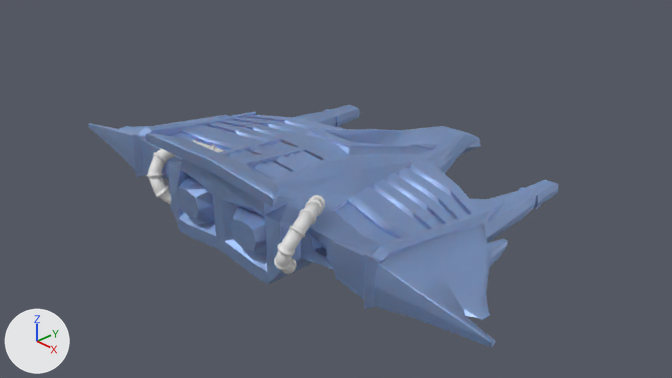
What one commit did to the Blender file blenders/player_ship.blend.
Camera for both pictures: the file's camera 'Camera'. The lights are fixed; the arrows at lower left show +X, +Y and +Z.
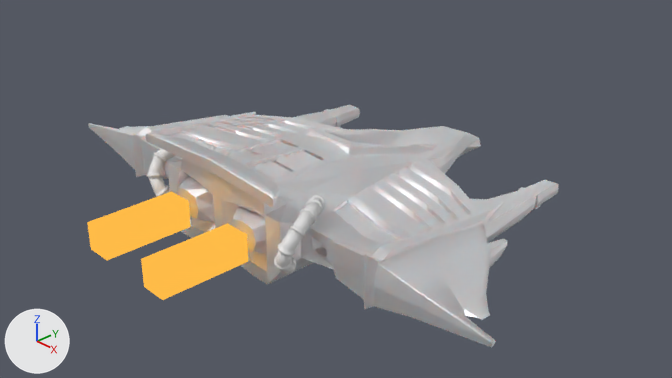
What differs and where, as boxes [x1, y1, x2, y2] in the pictures (672 x 378 px):
```json
{"object": "Player_Ship", "change": "recoloured", "before": [88, 104, 559, 348], "after": [88, 104, 559, 348], "on screen": "blue to white"}
{"object": "Booster", "change": "added", "after": [87, 191, 248, 300], "on screen": "orange"}
```

Edits to the scene script, one JSON object a line:
```json
{"op": "set", "path": "mat_material.base_color", "old": "(0.312, 0.46, 0.8)", "new": "(0.931, 0.931, 0.953)", "note": "blue #98b5e7 -> white #f7f7fa"}
{"op": "add", "block": "mat_material_001", "code": ["mat_material_001 = emission_material('Material.001')", "mat_material_001.base_color = (1.0, 0.499, 0.0642)  # orange #ffbb48"]}
{"op": "add", "block": "me_cube_002", "code": ["me_cube_002 = bpy.data.meshes.new('Cube.002')", "me_cube_002.from_pydata(...)  # a box spanning x 0.358..0.682, y -2.935..-1.879, z -0.019..0.304; a box spanning x -0.665..-0.341, y -2.935..-1.879, z -0.019..0.304", "me_cube_002.materials.append(mat_material_001)  # orange #ffbb48"]}
{"op": "add", "block": "ob_booster", "code": ["ob_booster = bpy.data.objects.new('Booster', me_cube_002)", "ob_booster.parent = ob_player_ship", "ob_booster.location = (0.0, 0.0, 0.0)"]}
```
